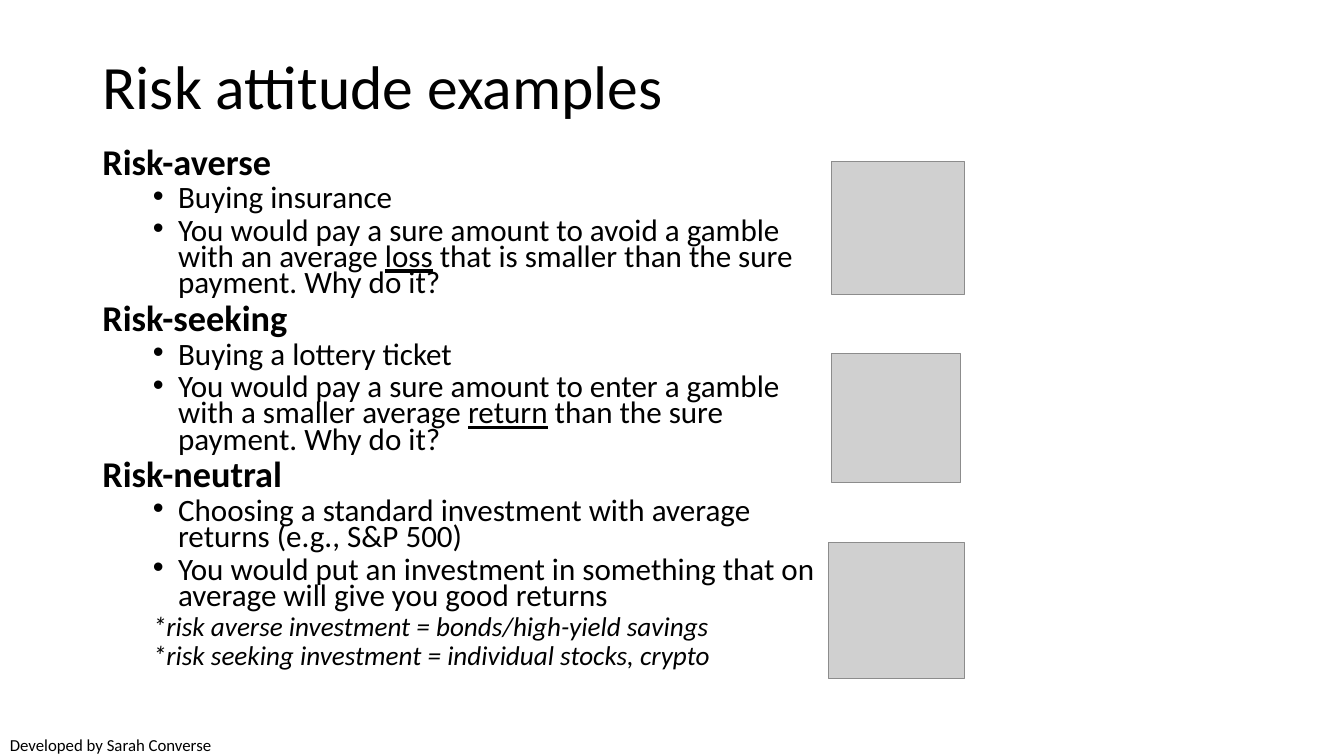
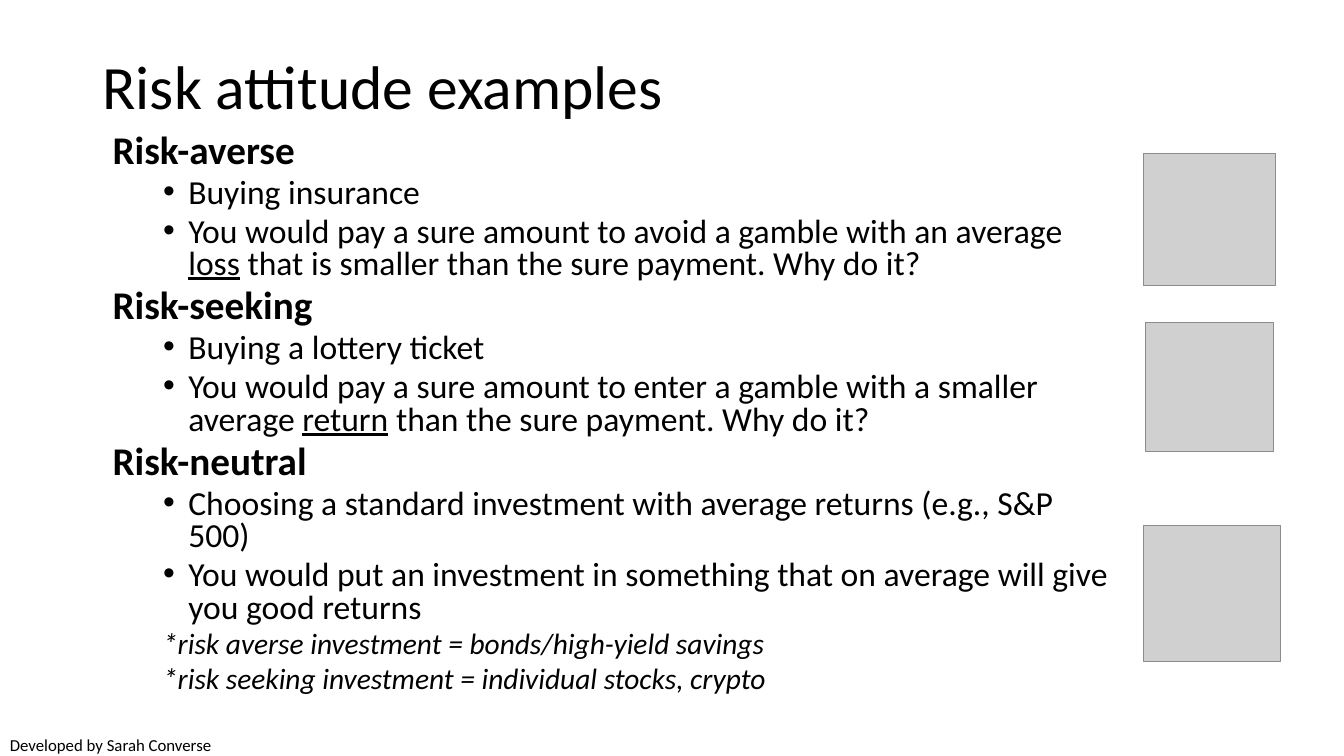
Before and after one commit to briellekthompson/NATR_8001_DecisionAnalysis_Fall25_Mizzou, a slide deck: slide 6 of material/Week7-UncertaintyPart2-Risk/Week7_SDM_Mizzou.pptx (slide 7 before the commit). Drawn at 1344x756 pixels with LibreOffice and Linux fonts; fonts in the diff are those of the drawing; grey boxes stand for pictures; background and template pictures are left out. Boxes give left, top, right and bottom in pixels: in the first picture for what was removed or moved away, otherwise in the second. Text is boxed around its words. In the diff, an @@ line names an element or a change of style, - is before the commit and + after.

```diff
--- a/material/Week7-UncertaintyPart2-Risk/Week7_SDM_Mizzou.pptx
+++ b/material/Week7-UncertaintyPart2-Risk/Week7_SDM_Mizzou.pptx
@@ text "Risk-averse" moved from (x1=102, y1=149, x2=814, y2=670) to (x1=113, y1=136, x2=1107, y2=694) @@
@@ text "Risk-averse" at (x1=113, y1=136, x2=1107, y2=694): size 25.9 to 28 pt in "Risk-averse", "Risk-seeking", "Risk-neutral"; size 22.2 to 24 pt in "Buying insurance", "You would pay a sure amount to ...", "Buying a lottery ticket", "You would pay a sure amount to ..." and 2 more places; size 19.4 to 21 pt in "*risk averse investment = bonds/high-yield savings", "*risk seeking investment = individual stocks, crypto"; line spacing 0.7 to 0.8 @@
@@ picture moved from (x1=832, y1=161, x2=965, y2=294) to (x1=1143, y1=153, x2=1276, y2=286) @@
@@ picture moved from (x1=832, y1=354, x2=961, y2=483) to (x1=1145, y1=323, x2=1274, y2=452) @@
@@ picture moved from (x1=829, y1=542, x2=965, y2=679) to (x1=1144, y1=525, x2=1280, y2=661) @@
```
Also in this commit, not shown: 13 other slides changed, 9 slides added, 1 slide removed, 1 other file.
